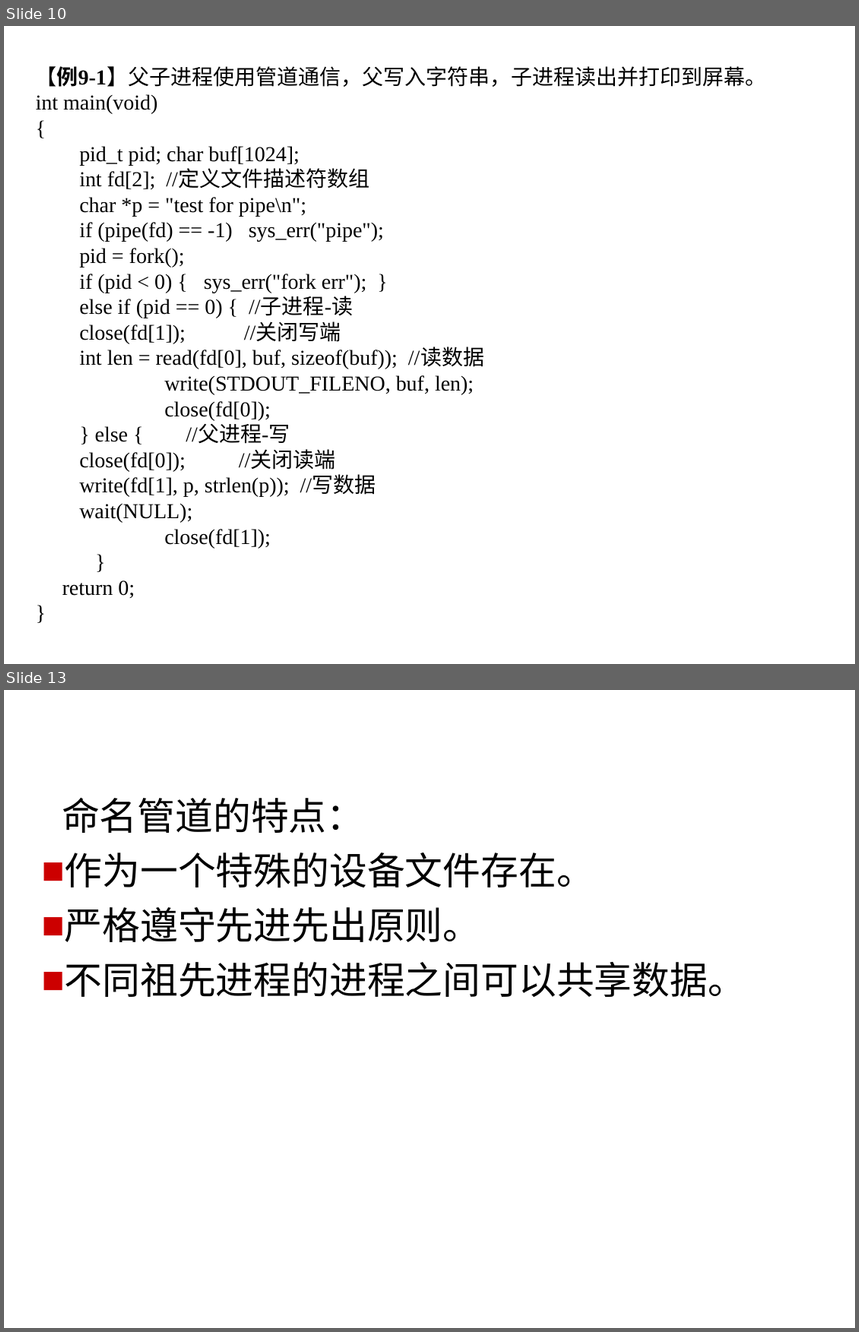
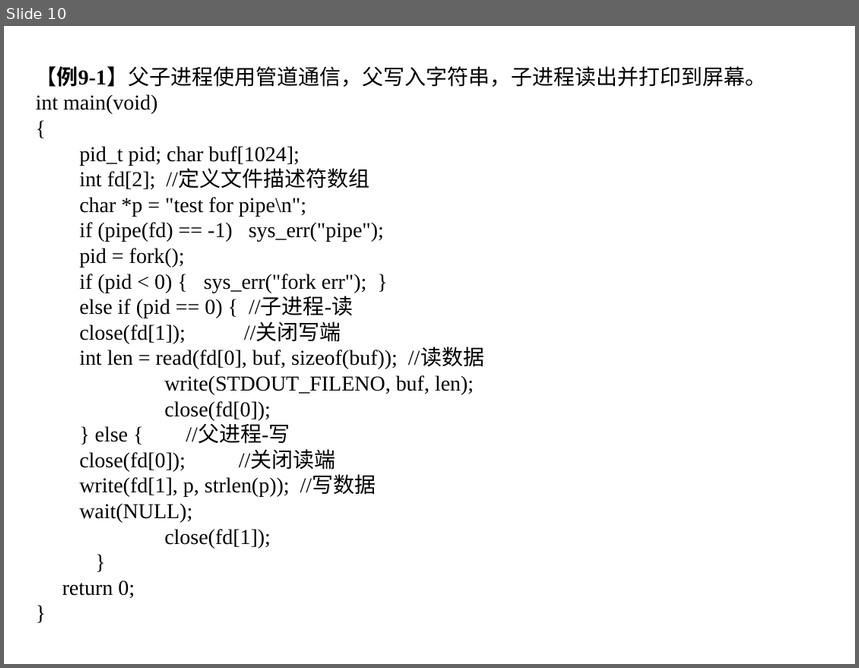
Before and after one commit to gengabcd/linux_ppt, a slide deck: 第9章 进程间通信 .ppt. Shown one above the other, each under a label of ours: slides 10 and 13 before the commit, slide 10 after it; the slides between them are not shown. The pictures are 859x1332 and 859x668 pixels, drawn with LibreOffice and Linux fonts; fonts in the diff are those of the drawing; background and template pictures are left out. Boxes give left, top, right and bottom in pixels: in the first picture for what was removed or moved away, otherwise in the second. Text is boxed around its words. In the diff, an @@ line names an element or a change of style, - is before the commit and + after.

```diff
--- a/第9章 进程间通信 .ppt
+++ b/第9章 进程间通信 .ppt
@@ slide 13 removed at (4,690,855,1328), background picture (left out) @@
@@ text removed at (62,797,746,997) @@
-  命名管道的特点：
-  ■ 作为一个特殊的设备文件存在。
-  ■ 严格遵守先进先出原则。
-  ■ 不同祖先进程的进程之间可以共享数据。
```
Also in this commit, not shown: 32 other slides removed.
